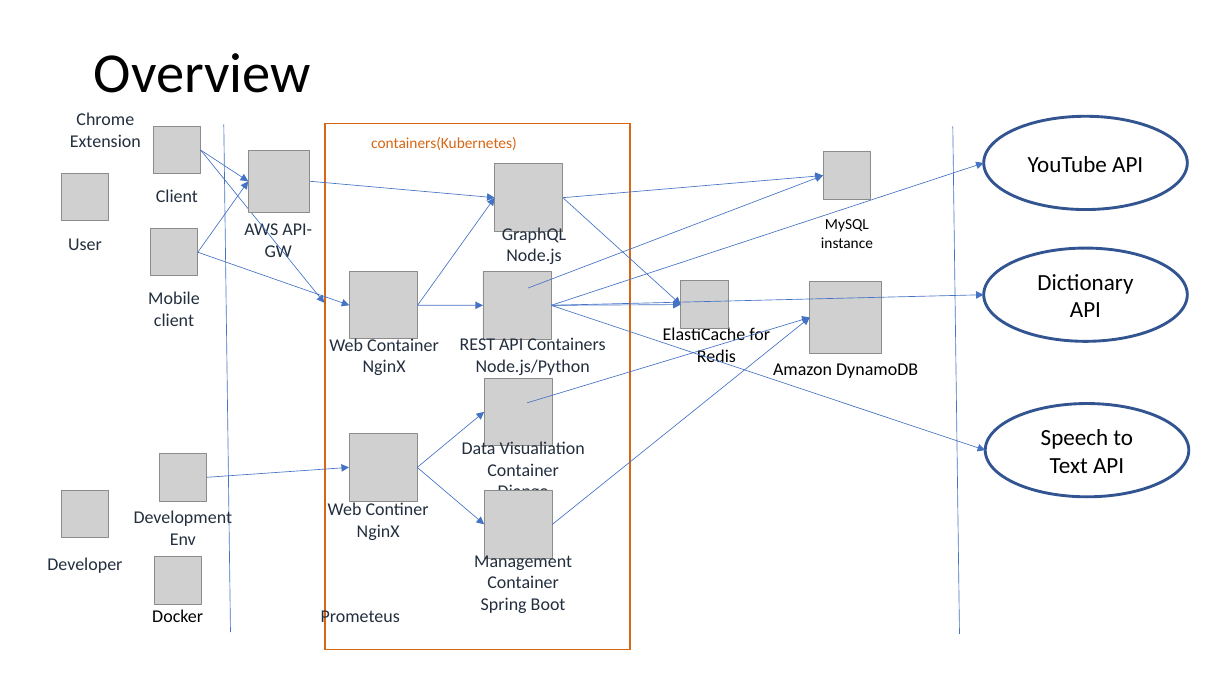
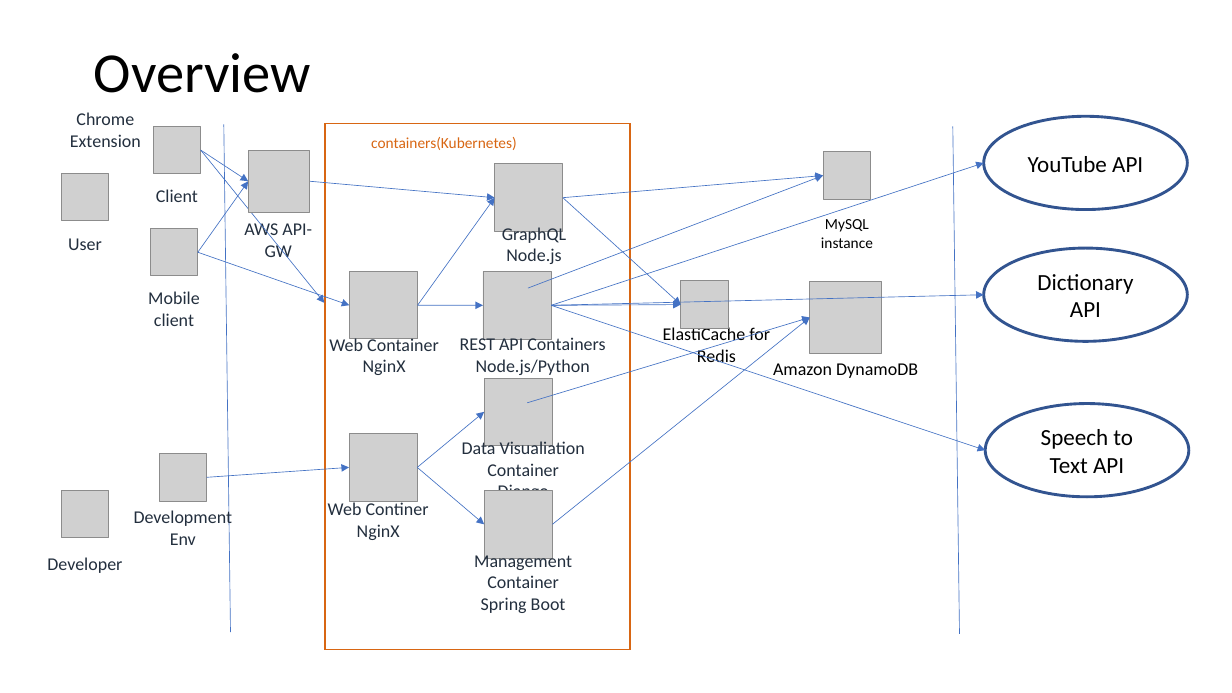
Before and after one commit to kobecow/TanGo, a slide deck: slide 1 of Architecture/overview.pptx. Drawn at 1232x693 pixels with LibreOffice and Linux fonts; fonts in the diff are those of the drawing; grey boxes stand for pictures. Boxes give left, top, right and bottom in pixels: in the first picture for what was removed or moved away, otherwise in the second. Text is boxed around its words. In the diff, an @@ line names an element or a change of style, - is before the commit and + after.

```diff
--- a/Architecture/overview.pptx
+++ b/Architecture/overview.pptx
@@ picture removed at (154,556,201,604) @@
@@ text removed at (152,609,203,622) @@
-Docker
@@ text removed at (321,607,400,627) @@
-Prometeus
```
Also in this commit, not shown: 1 other file.
